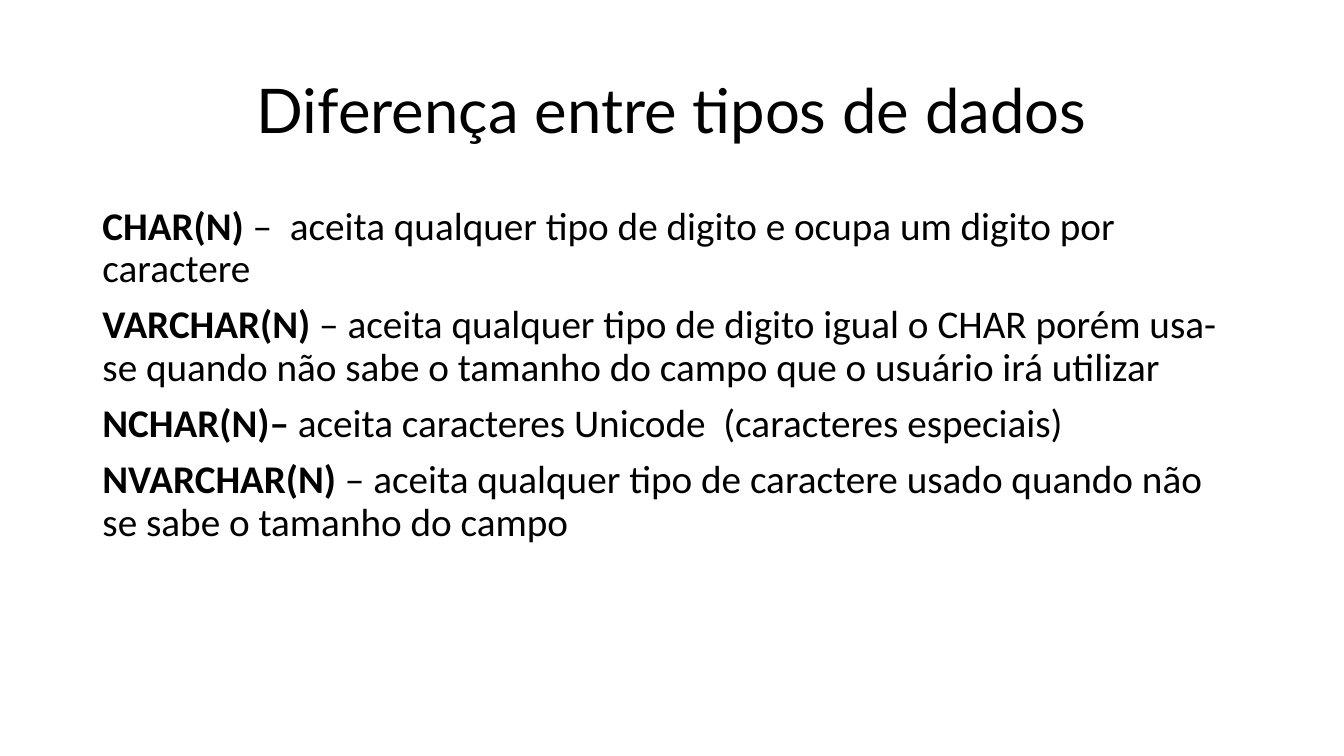
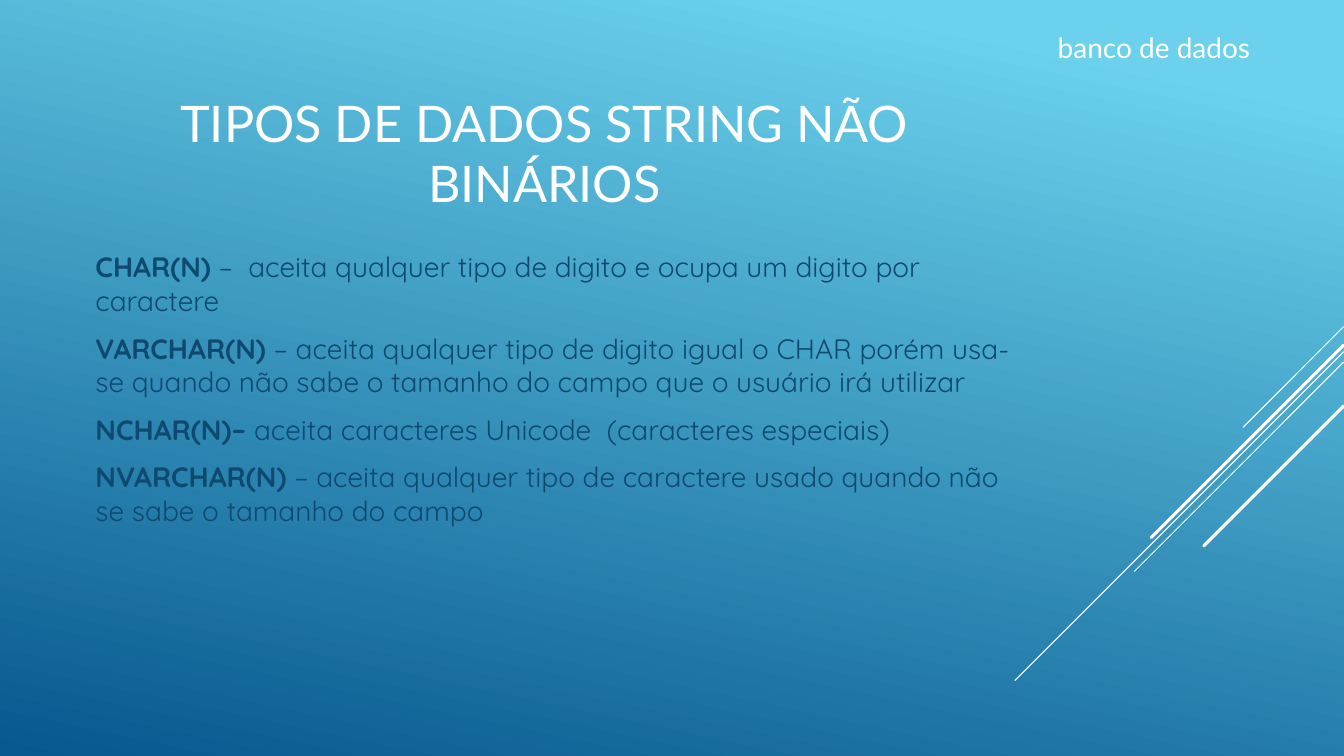
Before and after one commit to TarsilaMoreno/becajava.aulasql2, a slide deck: slide 3 of bancodedados.pptx. Drawn at 1344x756 pixels with LibreOffice and Linux fonts; fonts in the diff are those of the drawing. Boxes give left, top, right and bottom in pixels: in the first picture for what was removed or moved away, otherwise in the second. Text is boxed around its words. In the diff, an @@ line names an element or a change of style, - is before the commit and + after.

```diff
--- a/bancodedados.pptx
+++ b/bancodedados.pptx
@@ background #FFFFFF to gradient #6ED2EB to #06588E @@
@@ text added at (1058, 37, 1250, 58), 20 pt, text #FFFFFF @@
+banco de dados
@@ title at (180, 99, 908, 203): text changed; size 44 to 36 pt; text colour #000000 to #FFFFFF @@
-Diferença entre tipos de dados
+TIPOS DE DADOS STRING NÃO BINÁRIOS
@@ text "CHAR(N) – aceita qualquer tipo ...": place and size @@
-text "CHAR(N) – aceita qualquer tipo ..." at (102, 211, 1216, 543)
+text "CHAR(N) – aceita qualquer tipo ..." at (95, 256, 1009, 526)
@@ text "CHAR(N) – aceita qualquer tipo ..." at (95, 256, 1009, 526): size 28 to 20 pt, font Calibri to Quicksand, text colour #000000 to #0F496F; line spacing 0.9 to 1; vertical alignment top to middle @@
@@ group added at (1015, 327, 1344, 681): 5 lines @@
```
Also in this commit, not shown: 5 other slides changed, 3 slides added.
